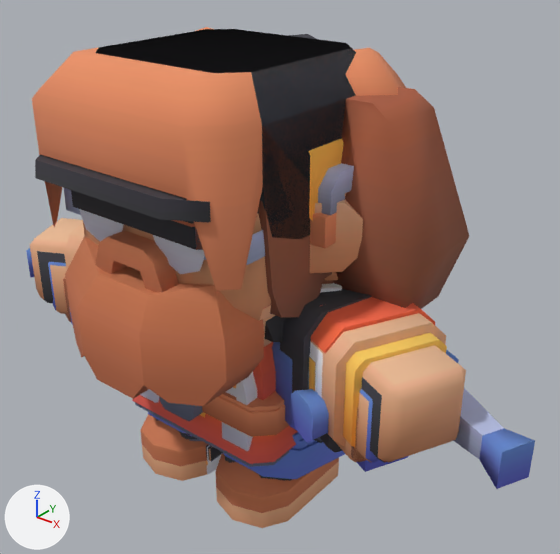
A saved change to the glTF model client/public/assets/avatars/avatars.glb.
Rendered twice from a camera (50 mm lens) standing at (1.62, -1.76, 1.95) and looking at (0.1, 0.15, 0.76). Every picture has the same lights, and +X, +Y and +Z are marked at lower left. The picture after the commit comes second. Where no turn or scale is listed for an object, it has been applied to the vertices.

Names of what the first picture shows: 'female-a-mesh', 'female-b-mesh', 'female-c-mesh', 'female-d-mesh', 'female-e-mesh', 'female-f-mesh', 'male-a-mesh', 'male-b-mesh', 'male-c-mesh', 'male-e-mesh', 'male-f-mesh' and 1 more.
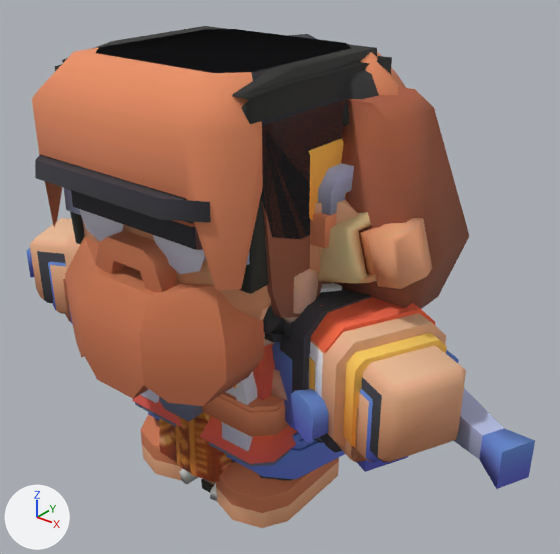
Location of each change, [x1, y1, x2, y2] in pixels of the pictures (560 x 554 px):
'student-mesh', added (mostly hidden): after [55, 26, 392, 501]
'burmese-man-mesh', added (orange): after [318, 212, 432, 289]
'burmese-woman-mesh', added (mostly hidden): after [159, 62, 379, 493]

Diff of the bpy script that builds the scene:
```diff
--- a/client/public/assets/avatars/avatars.glb.py
+++ b/client/public/assets/avatars/avatars.glb.py
@@ img_color_795dd09f_b1fe_4911_a9d0_a25357ce21bf @@
+img_color_795dd09f_b1fe_4911_a9d0_a25357ce21bf = load_image('Color_795dd09f-b1fe-4911-a9d0-a25357ce21bf', '_unpacked/Color_795dd09f-b1fe-4911-a9d0-a25357ce21bf', 256, 256, 'sRGB')
@@ img_color_8f0c64c4_4b5d_4e79_a08a_c24682e93d2e @@
+img_color_8f0c64c4_4b5d_4e79_a08a_c24682e93d2e = load_image('Color_8f0c64c4-4b5d-4e79-a08a-c24682e93d2e', '_unpacked/Color_8f0c64c4-4b5d-4e79-a08a-c24682e93d2e', 256, 256, 'sRGB')
@@ img_color_5ad79d11_3a77_4a41_8daa_42200563f3c2 @@
+img_color_5ad79d11_3a77_4a41_8daa_42200563f3c2 = load_image('Color_5ad79d11-3a77-4a41-8daa-42200563f3c2', '_unpacked/Color_5ad79d11-3a77-4a41-8daa-42200563f3c2', 256, 256, 'sRGB')
@@ mat_tripo_material_795dd09f_b1fe_4911_a9d0_a25357ce21bf @@
+mat_tripo_material_795dd09f_b1fe_4911_a9d0_a25357ce21bf = principled_material('tripo_material_795dd09f-b1fe-4911-a9d0-a25357ce21bf')
+mat_tripo_material_795dd09f_b1fe_4911_a9d0_a25357ce21bf.texture = img_color_795dd09f_b1fe_4911_a9d0_a25357ce21bf
+mat_tripo_material_795dd09f_b1fe_4911_a9d0_a25357ce21bf.roughness = 0.9
@@ mat_tripo_material_8f0c64c4_4b5d_4e79_a08a_c24682e93d2e @@
+mat_tripo_material_8f0c64c4_4b5d_4e79_a08a_c24682e93d2e = principled_material('tripo_material_8f0c64c4-4b5d-4e79-a08a-c24682e93d2e')
+mat_tripo_material_8f0c64c4_4b5d_4e79_a08a_c24682e93d2e.texture = img_color_8f0c64c4_4b5d_4e79_a08a_c24682e93d2e
+mat_tripo_material_8f0c64c4_4b5d_4e79_a08a_c24682e93d2e.roughness = 0.9
@@ mat_tripo_material_5ad79d11_3a77_4a41_8daa_42200563f3c2 @@
+mat_tripo_material_5ad79d11_3a77_4a41_8daa_42200563f3c2 = principled_material('tripo_material_5ad79d11-3a77-4a41-8daa-42200563f3c2')
+mat_tripo_material_5ad79d11_3a77_4a41_8daa_42200563f3c2.texture = img_color_5ad79d11_3a77_4a41_8daa_42200563f3c2
+mat_tripo_material_5ad79d11_3a77_4a41_8daa_42200563f3c2.roughness = 0.9
@@ me_student @@
+me_student.from_pydata(...)  # 897 vertices, 1821 faces; spans x -0.59..0.59, y -0.34..0.34, z 0.0..1.55
+me_student.materials.append(mat_tripo_material_795dd09f_b1fe_4911_a9d0_a25357ce21bf)  # picture img_color_795dd09f_b1fe_4911_a9d0_a25357ce21bf
@@ me_burmese_man @@
+me_burmese_man.from_pydata(...)  # 919 vertices, 1834 faces; spans x -0.73..0.73, y -0.25..0.25, z 0.0..1.55
+me_burmese_man.materials.append(mat_tripo_material_8f0c64c4_4b5d_4e79_a08a_c24682e93d2e)  # picture img_color_8f0c64c4_4b5d_4e79_a08a_c24682e93d2e
@@ me_burmese_woman @@
+me_burmese_woman.from_pydata(...)  # 913 vertices, 1822 faces; spans x -0.52..0.48, y -0.35..0.35, z 0.0..1.55
+me_burmese_woman.materials.append(mat_tripo_material_5ad79d11_3a77_4a41_8daa_42200563f3c2)  # picture img_color_5ad79d11_3a77_4a41_8daa_42200563f3c2
@@ ob_student_mesh @@
+ob_student_mesh = bpy.data.objects.new('student-mesh', me_student)
+ob_student_mesh.location = (0.0, 0.0, 0.0)
@@ ob_burmese_man_mesh @@
+ob_burmese_man_mesh = bpy.data.objects.new('burmese-man-mesh', me_burmese_man)
+ob_burmese_man_mesh.location = (0.0, 0.0, 0.0)
@@ ob_burmese_woman_mesh @@
+ob_burmese_woman_mesh = bpy.data.objects.new('burmese-woman-mesh', me_burmese_woman)
+ob_burmese_woman_mesh.location = (0.0, 0.0, 0.0)
```
